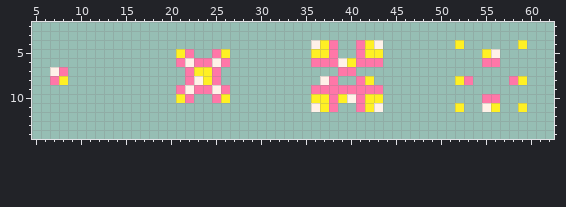
A pixel-art sprite gets an edit: WIP/FX_Hit01.png. Above, as it was before the edit.
The file is 64x16 pixels. Shown: x 5..62, y 2..14.
New version:
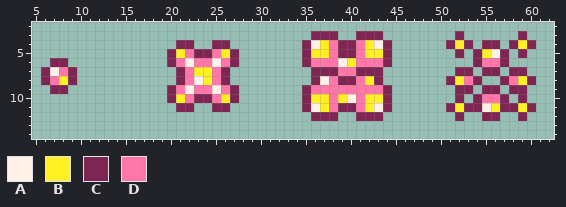
Palette (. is transparent): A #fff1e8  B #fff024  C #7e2553  D #ff77a8
Diff:
The author put colour C in row 3 at x 36 to 38, 41 to 43, 52 and 59; in row 4 at x 21 to 22, 25 to 26, 35, 39 to 40, 44, 51, 53, 55 to 56, 58 and 60; in row 5 at x 20, 23 to 24, 27, 35, 39 to 40, 44, 52, 54, 57 and 59; in row 6 at x 7 to 8, 20, 27, 35, 44, 54 and 57; in row 7 at x 6, 9, 21, 26, 36 to 38, 41 to 43, 52 to 53, 55 to 56 and 58 to 59; in row 8 at x 6, 9, 21, 26, 36, 39 to 40, 43, 51, 54, 57 and 60.
The author put colour C in row 9 at x 7 to 8, 20, 27, 35, 44, 52 to 53, 55 to 56 and 58 to 59; in row 10 at x 20, 23 to 24, 27, 35, 44, 52, 54, 57 and 59; in row 11 at x 21 to 22, 25 to 26, 35, 39 to 40, 44, 51, 53 to 54, 57 to 58 and 60; in row 12 at x 36 to 38, 41 to 43, 52, 55 to 56 and 59.
Changed places in both pictures, as pixel boxes (x1, y1, x2, y2):
added: (302, 31, 392, 121)
added: (446, 31, 536, 121)
added: (167, 40, 239, 112)
added: (41, 58, 77, 94)
